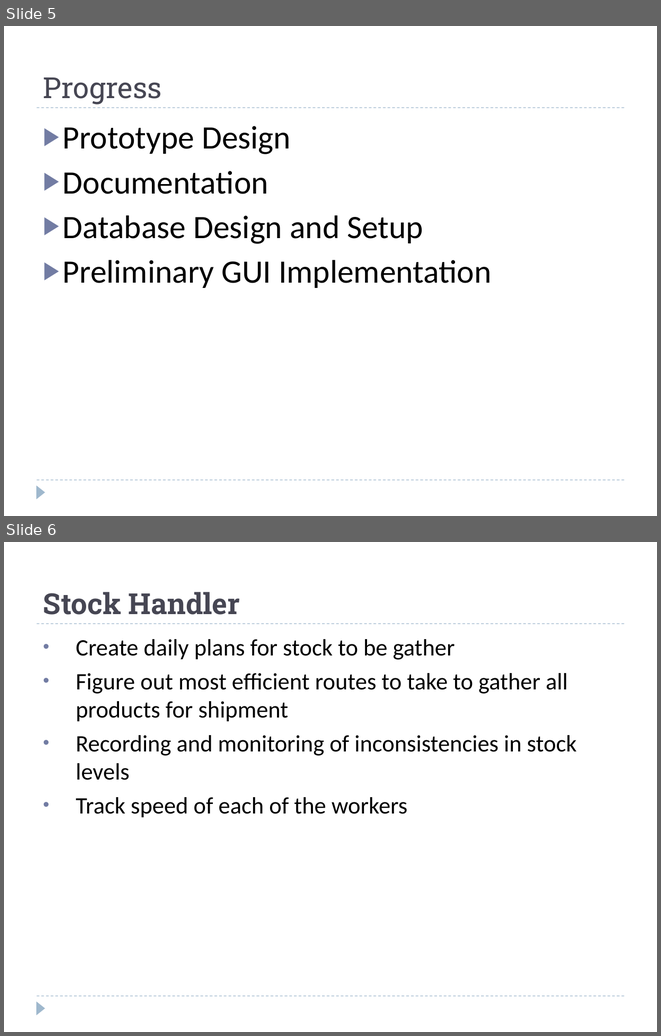
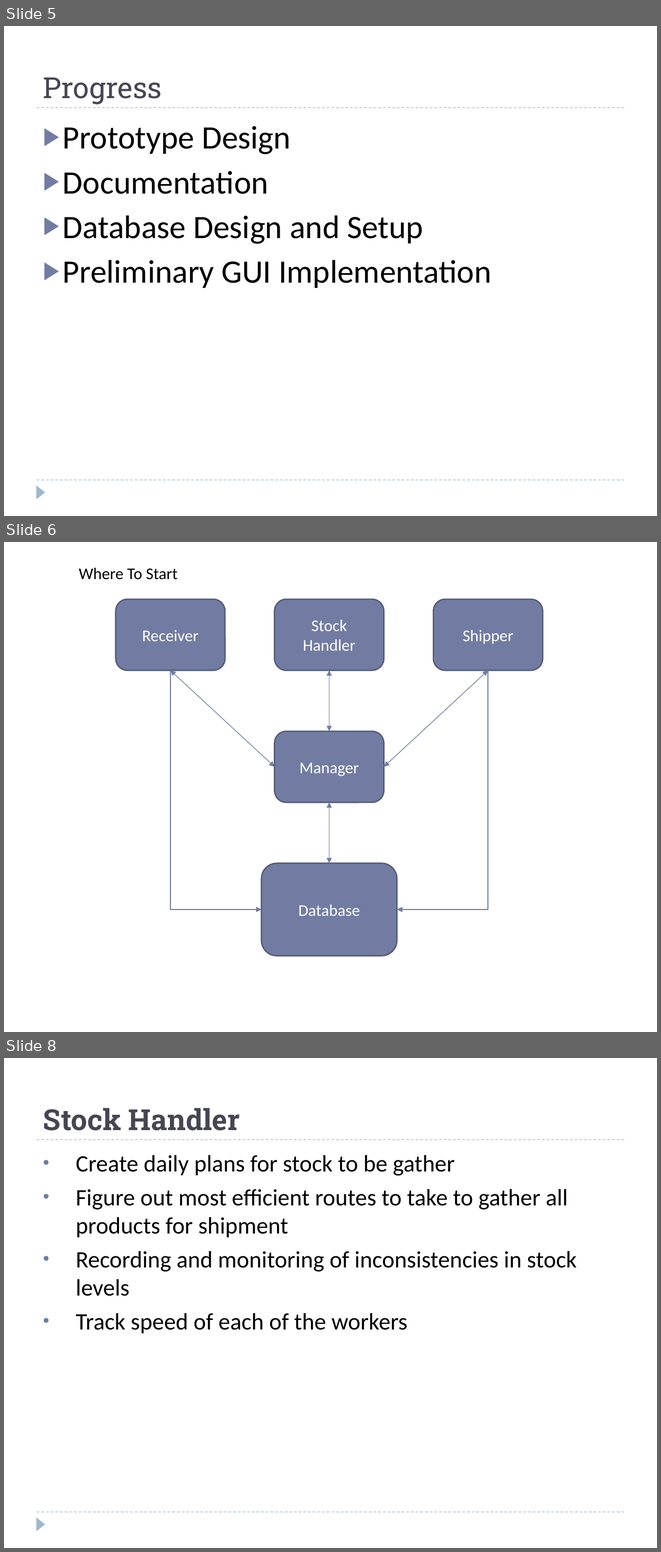
Before and after one commit to mtriff/cmpt370-warehouse, a slide deck: docs/presentation-proposal/group02-proposalPresentation-warehouse.pptx. Shown one above the other, each under a label of ours: slides 5 and 6 before the commit, slides 5, 6 and 8 after it; the slides between them are not shown. The pictures are 661x1036 and 661x1552 pixels, drawn with LibreOffice and Linux fonts; fonts in the diff are those of the drawing. Boxes give left, top, right and bottom in pixels: in the first picture for what was removed or moved away, otherwise in the second. Text is boxed around its words. In the diff, an @@ line names an element or a change of style, - is before the commit and + after.

```diff
--- a/docs/presentation-proposal/group02-proposalPresentation-warehouse.pptx
+++ b/docs/presentation-proposal/group02-proposalPresentation-warehouse.pptx
@@ slide 6 added at (4,542,657,1032), background #FFFFFF @@
@@ text added at (79,567,178,580), 18 pt, text #000000 @@
+Where To Start
@@ group added at (116,599,542,956): 5 rounded rectangles, 4 double arrows, 2 elbow arrows @@
+Database
+Stock Handler
+Manager
+Shipper
+Receiver
@@ what was slide 6 is now slide 8 @@
```
Also in this commit, not shown: 1 other slide added.
